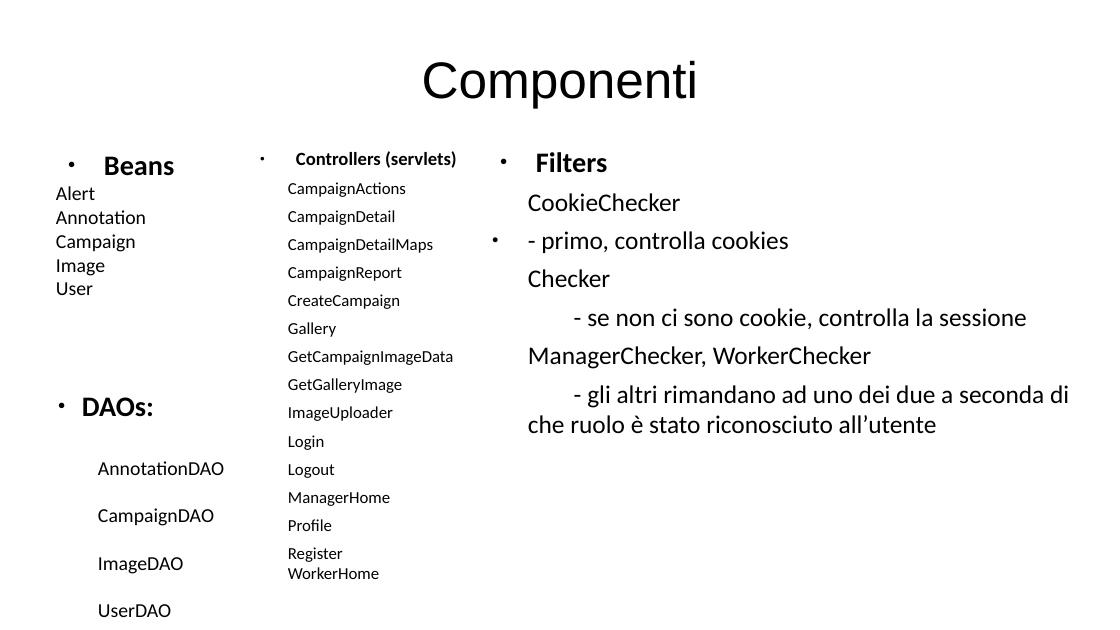
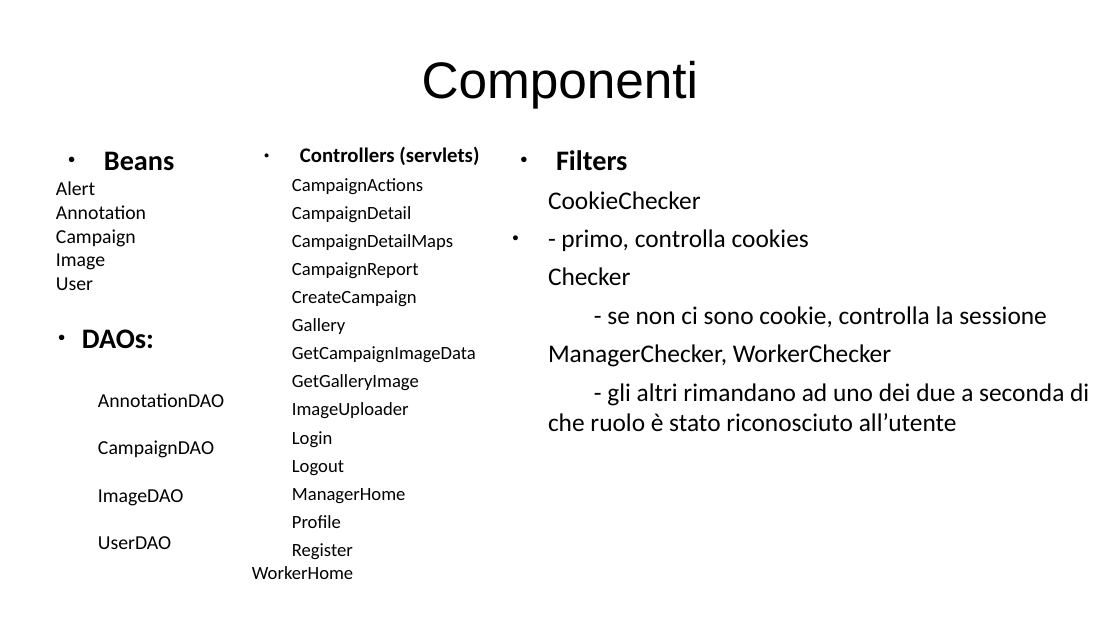
Before and after one commit to darklamp/progetto-tiw-alematte-2020, a slide deck: slide 11 of presentazione.pptx. Drawn at 1120x630 pixels with LibreOffice and Linux fonts; fonts in the diff are those of the drawing. Boxes give left, top, right and bottom in pixels: in the first picture for what was removed or moved away, otherwise in the second. Text is boxed around its words. In the diff, an @@ line names an element or a change of style, - is before the commit and + after.

Commit message:
Fix register

```diff
--- a/presentazione.pptx
+++ b/presentazione.pptx
@@ text "Beans": place and size @@
-text "Beans" at box(56, 156, 174, 295)
+text "Beans" at box(56, 151, 174, 290)
@@ text "Controllers (servlets)" at box(252, 146, 479, 579): size 13.2 to 14.7 pt in "Controllers (servlets)"; size 11.9 to 13.2 pt in "CampaignActions", "CampaignDetail", "CampaignDetailMaps", "CampaignReport" and 11 more places; line spacing 1 to 0.9 @@
@@ text "Filters" rewrapped from box(528, 231, 1069, 434) to box(548, 150, 1089, 432) @@
@@ text "DAOs:" rewrapped from box(82, 397, 214, 617) to box(82, 329, 224, 549) @@
```
Also in this commit, not shown: 1 other file.
